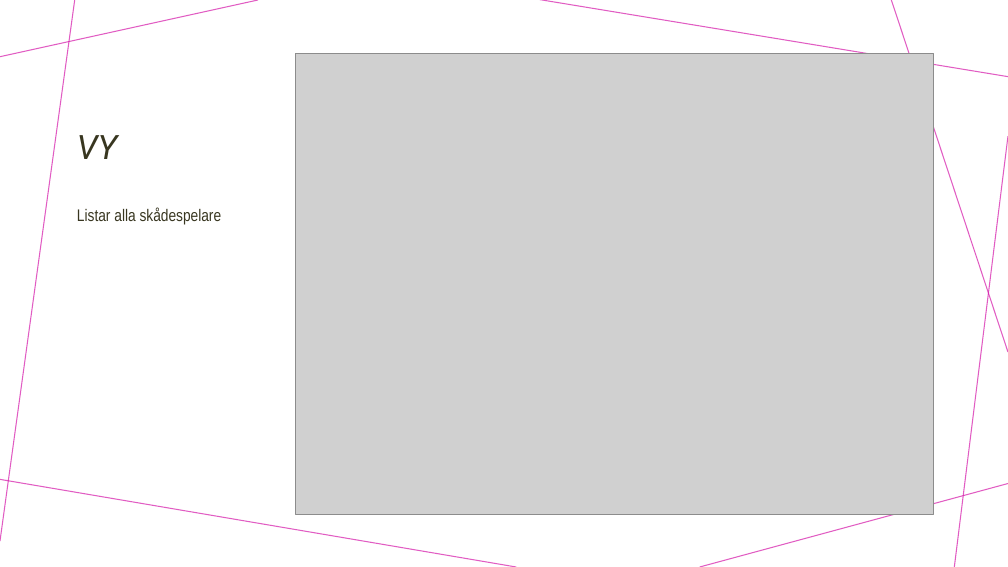
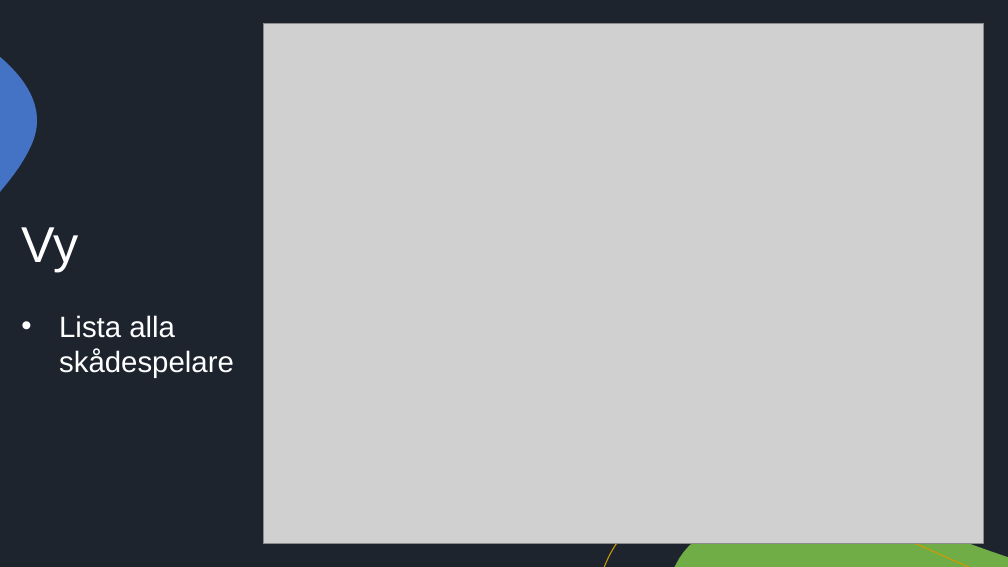
Before and after one commit to bassidus/YellowMovieDatabase, a slide deck: slide 4 of Presentation_YMDB.pptx. Drawn at 1008x567 pixels with LibreOffice and Linux fonts; fonts in the diff are those of the drawing; grey boxes stand for pictures. Boxes give left, top, right and bottom in pixels: in the first picture for what was removed or moved away, otherwise in the second. Text is boxed around its words. In the diff, an @@ line names an element or a change of style, - is before the commit and + after.

```diff
--- a/Presentation_YMDB.pptx
+++ b/Presentation_YMDB.pptx
@@ background #FFFFFF to #1D242E @@
@@ line removed from (258, 0) to (0, 57) @@
@@ line removed from (75, 0) to (0, 541) @@
@@ picture resized from (x1=296, y1=54, x2=934, y2=514) to (x1=264, y1=23, x2=984, y2=543) @@
@@ line removed from (1008, 76) to (540, 0) @@
@@ line removed from (1008, 352) to (892, 0) @@
@@ freeform shape added at (x1=0, y1=57, x2=37, y2=192), fill #4472C4 @@
@@ line removed from (1008, 136) to (954, 567) @@
@@ text "Vy" at (x1=21, y1=227, x2=234, y2=378): vertical alignment bottom to top @@
@@ text removed at (x1=77, y1=207, x2=222, y2=225) @@
-Listar alla skådespelare
@@ text at (x1=21, y1=227, x2=234, y2=378): text changed; size 32 to 28 pt; font Roboto to Arial; text colour #383620 to #FFFFFF; italic off @@
-VY
+Vy
+• Lista alla skådespelare
@@ line removed from (516, 567) to (0, 479) @@
@@ freeform shape added at (x1=604, y1=508, x2=969, y2=567), outline #CF9B00 1 pt @@
@@ line removed from (1008, 484) to (700, 567) @@
@@ freeform shape added at (x1=675, y1=516, x2=1008, y2=567), fill #70AD47 @@
```
Also in this commit, not shown: 3 other slides changed, 3 slides added, 2 slides removed.
